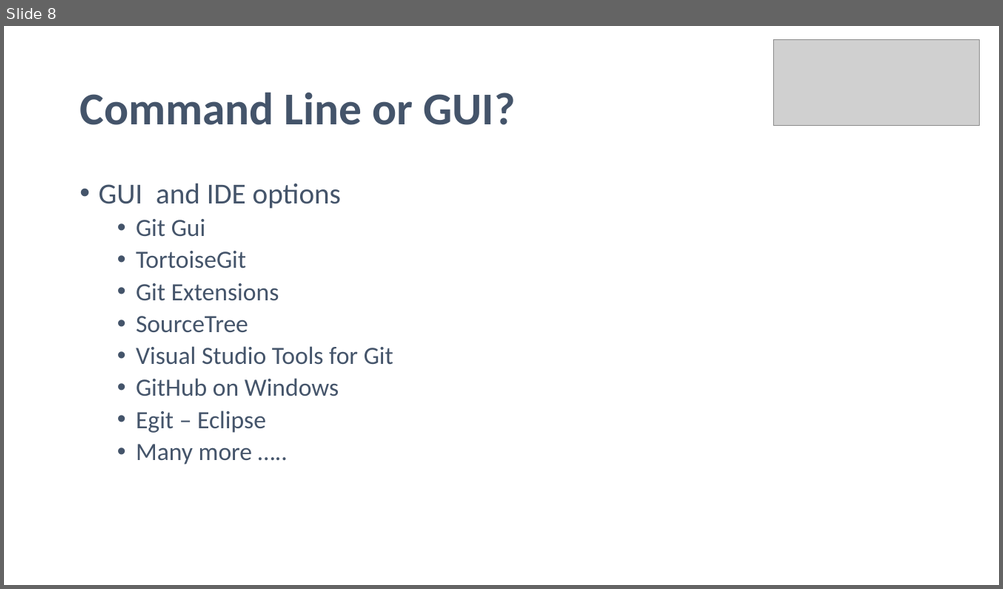
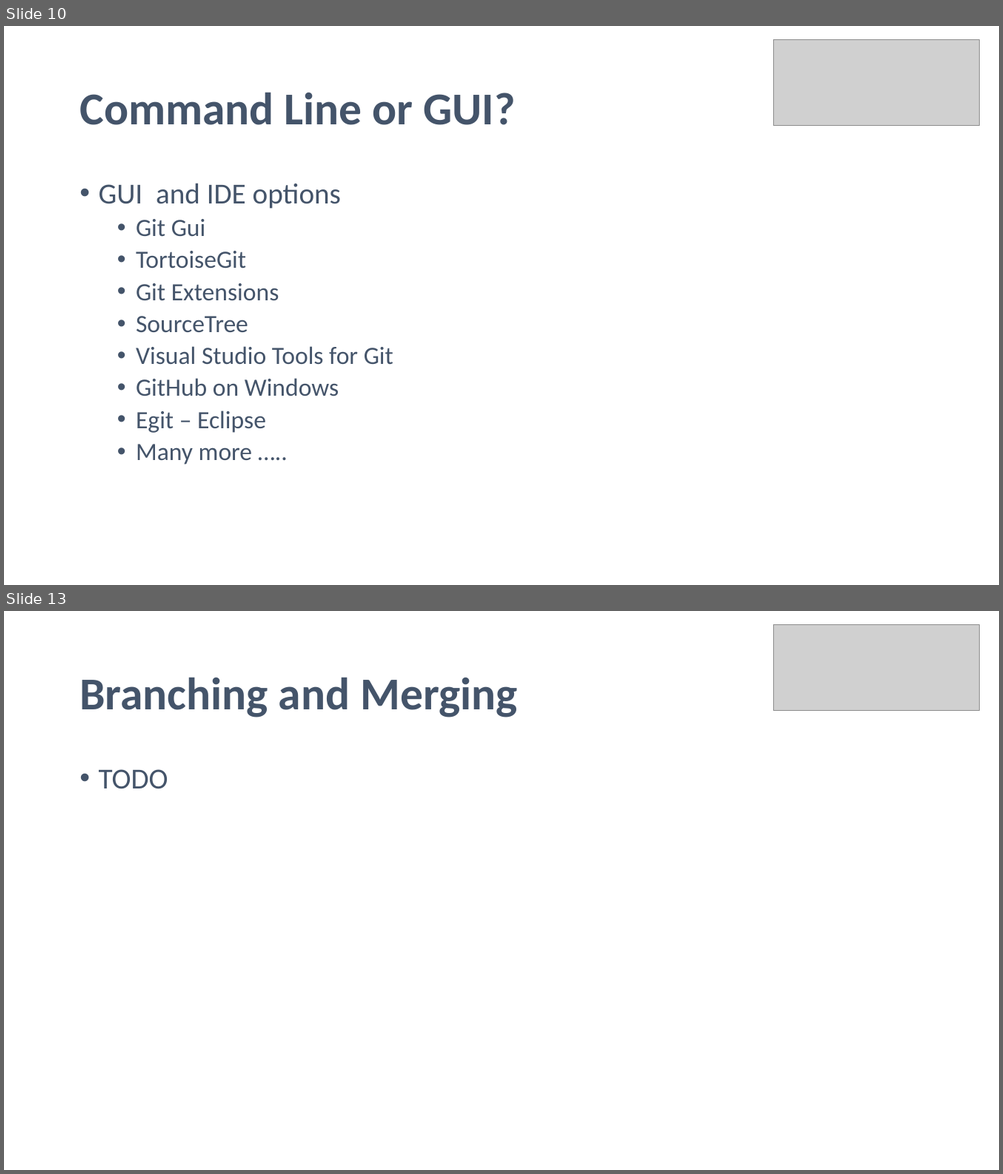
Before and after one commit to noelmcgrath/GitPresentation, a slide deck: Introduction to Git and GitHub.pptx. Shown one above the other, each under a label of ours: slide 8 before the commit, slides 10 and 13 after it; the slides between them are not shown. The pictures are 1003x589 and 1003x1174 pixels, drawn with LibreOffice and Linux fonts; fonts in the diff are those of the drawing; grey boxes stand for pictures. Boxes give left, top, right and bottom in pixels: in the first picture for what was removed or moved away, otherwise in the second. Text is boxed around its words. In the diff, an @@ line names an element or a change of style, - is before the commit and + after.

```diff
--- a/Introduction to Git and GitHub.pptx
+++ b/Introduction to Git and GitHub.pptx
@@ slide 13 added at (4, 611, 999, 1170), background #FFFFFF @@
@@ picture added at (774, 625, 980, 711) @@
@@ title added at (79, 677, 517, 718), 44 pt, text #44546A, bold @@
+Branching and Merging
@@ text added at (99, 769, 168, 789), 28 pt, text #44546A @@
+• TODO
@@ what was slide 8 is now slide 10 @@
```
Also in this commit, not shown: 6 slides changed, 3 other slides added, 1 slide removed, 1 other file.
